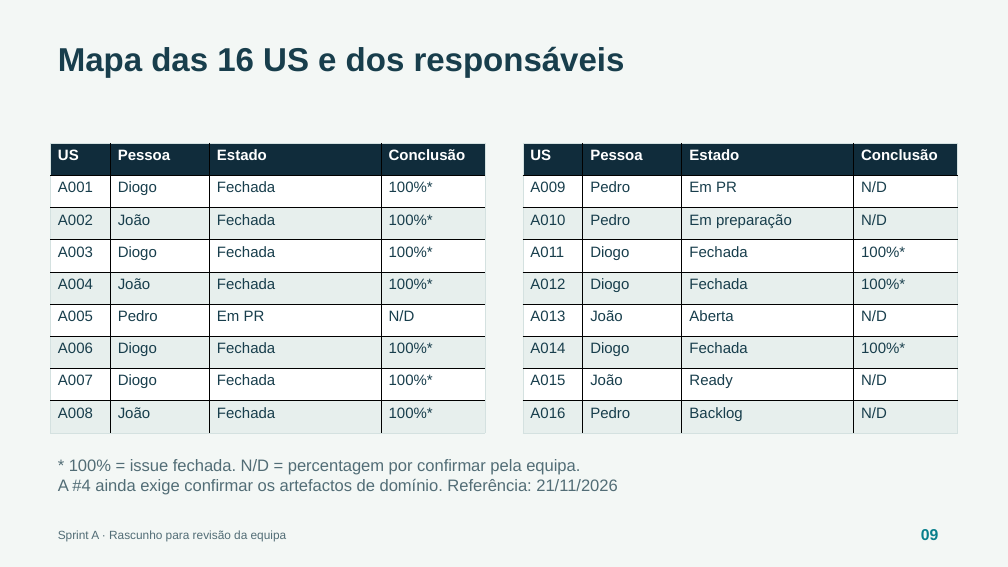
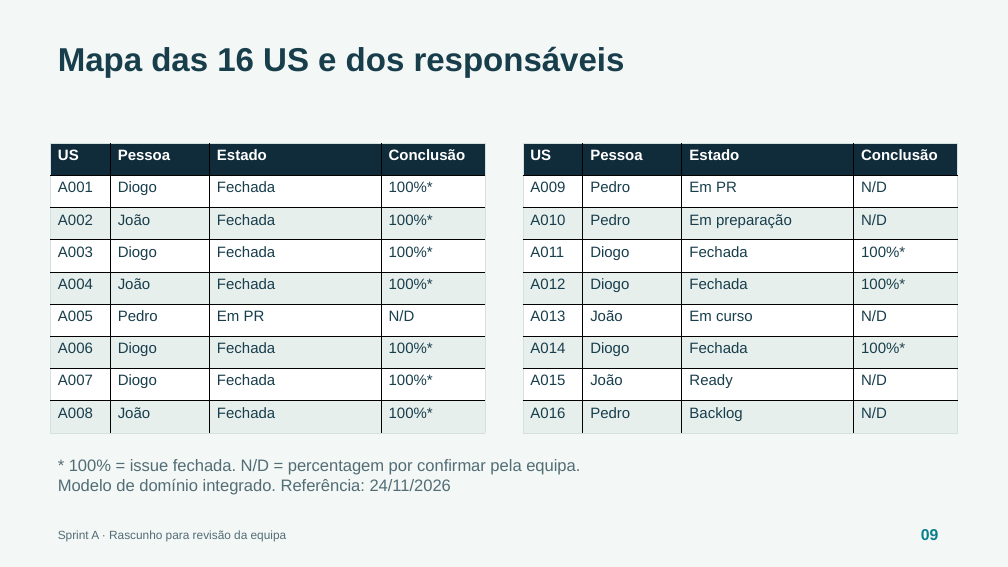
Before and after one commit to escobar0304/ProjInter-2-1, a slide deck: slide 9 of docs/entregas/sprint-review-a/sprint-review-a.pptx. Drawn at 1008x567 pixels with LibreOffice and Linux fonts; fonts in the diff are those of the drawing. Boxes give left, top, right and bottom in pixels: in the first picture for what was removed or moved away, otherwise in the second. Text is boxed around its words. In the diff, an @@ line names an element or a change of style, - is before the commit and + after.

Commit message:
Review A: atualizar os modelos e os materiais da apresentação

```diff
--- a/docs/entregas/sprint-review-a/sprint-review-a.pptx
+++ b/docs/entregas/sprint-review-a/sprint-review-a.pptx
@@ table at bbox=[523, 144, 958, 433] @@
-row 6, column 3: Aberta
+row 6, column 3: Em curso
@@ text at bbox=[58, 479, 451, 495]: text changed @@
-A #4 ainda exige confirmar os artefactos de domínio. Referência: 21/11/2026
+Modelo de domínio integrado. Referência: 24/11/2026
```
Also in this commit, not shown: 2 other slides changed, 3 other files.
